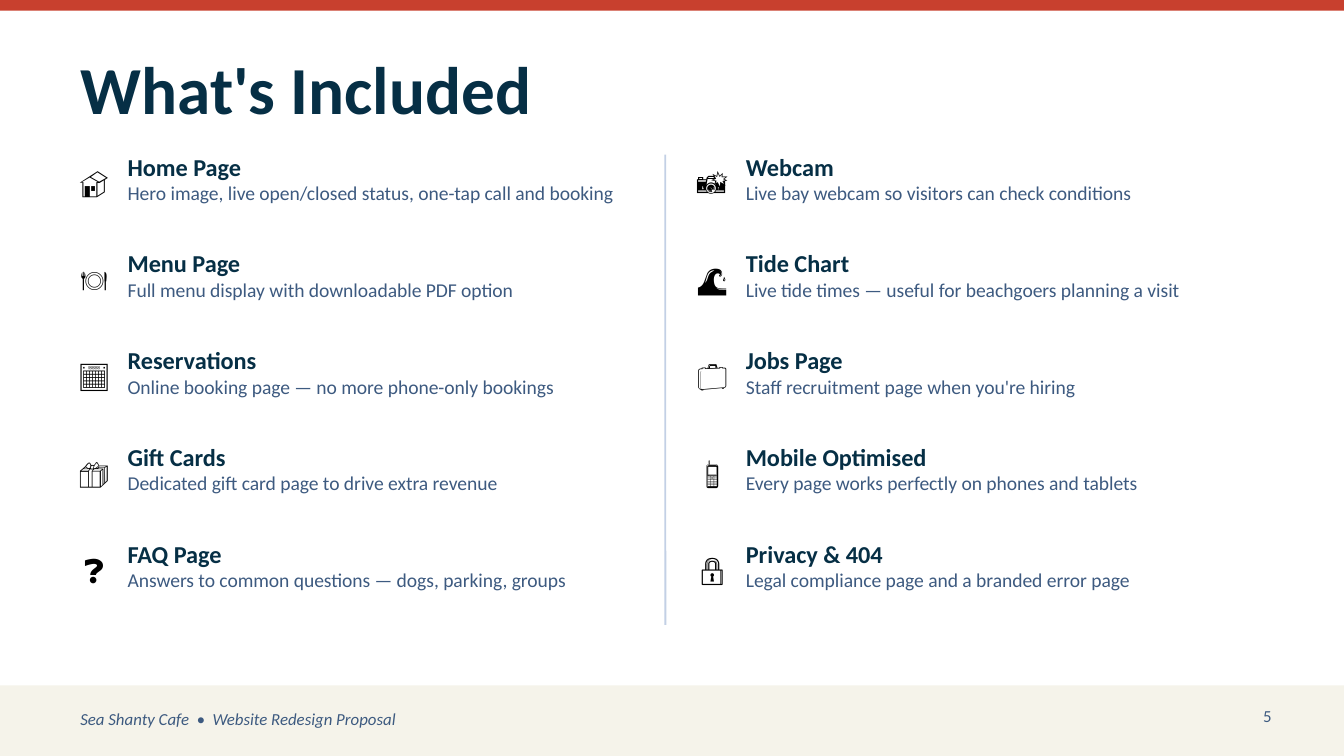
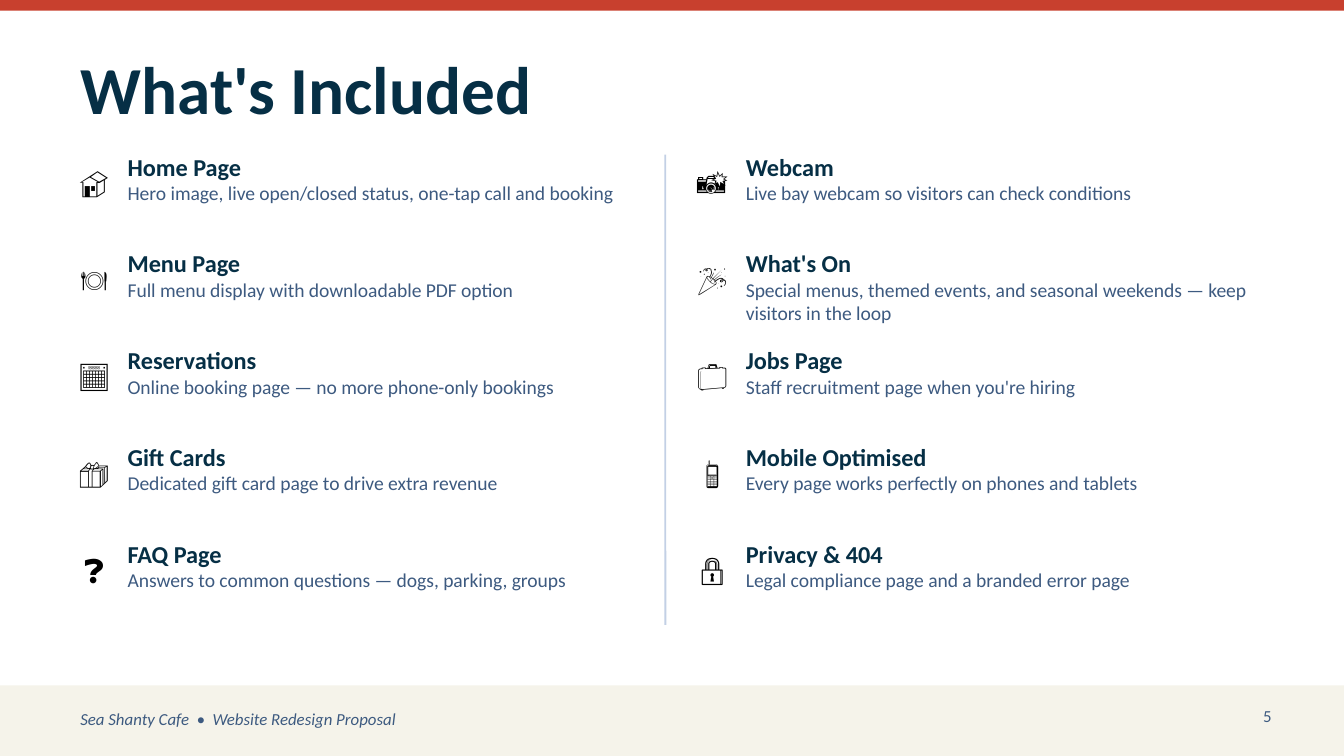
Before and after one commit to maxwalsh0-ctrl/seashantyredesign, a slide deck: slide 5 of SeaShanty_Redesign_Pitch.pptx. Drawn at 1344x756 pixels with LibreOffice and Linux fonts; fonts in the diff are those of the drawing. Boxes give left, top, right and bottom in pixels: in the first picture for what was removed or moved away, otherwise in the second. Text is boxed around its words. In the diff, an @@ line names an element or a change of style, - is before the commit and + after.

```diff
--- a/SeaShanty_Redesign_Pitch.pptx
+++ b/SeaShanty_Redesign_Pitch.pptx
@@ text at box(685, 251, 739, 305): text changed @@
-🌊
+🎉
@@ text at box(746, 255, 1246, 323): text changed @@
-Tide Chart
-Live tide times — useful for beachgoers planning a visit
+What's On
+Special menus, themed events, and seasonal weekends — keep visitors in the loop
```
Also in this commit, not shown: 2 other slides changed.
